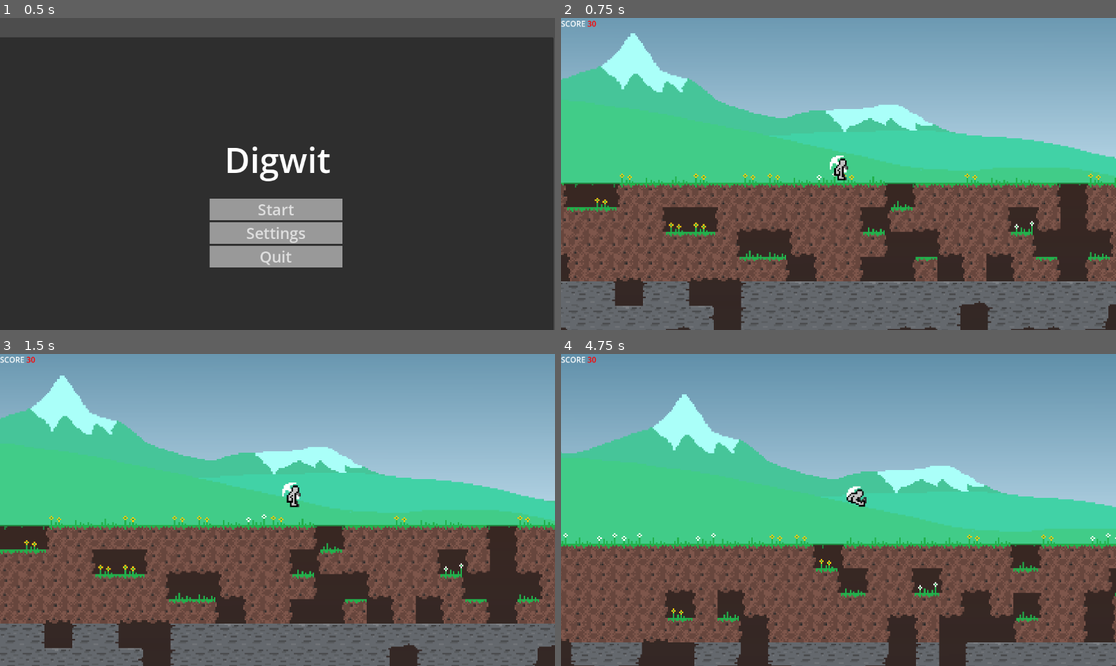
Above: before the commit, frames 1-4 (two rows, left to right).
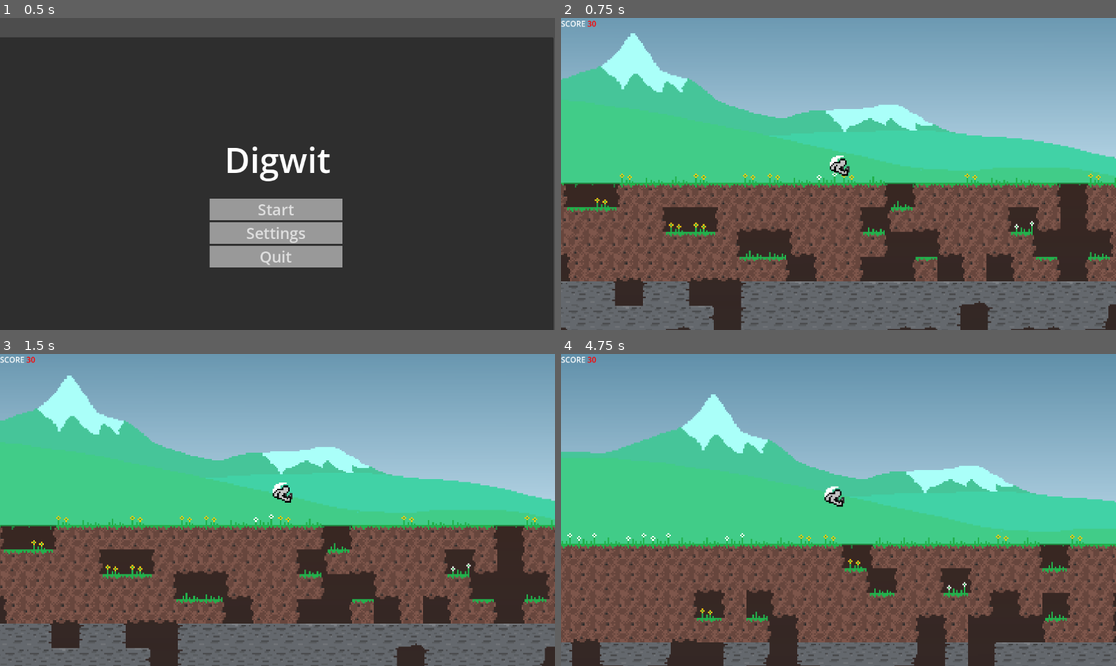
Above: after the commit, the same moments.

Repository: d-v-b/ld58
Game: Godot game, scene res://scenes/main_menu.tscn
Same seed, same stepped clock (60 frames per second), same inputs: the game is played once before the commit and once after it.
Inputs (mouse positions are in pixels of both pictures, inside the frame that each line leads up to):
- Up to frame 1 (0.5 s): no input
- Up to frame 2 (0.75 s): click "Start" at 0.5 s
- Up to frame 3 (1.5 s): tap Enter at 1.25 s; move the mouse to (16, 363) at 1.27 s; hold D (move_right) from 1.28 s (still down); tap Space (action_jump) at 1.35 s
- Up to frame 4 (4.75 s): tap Space (action_jump) at 1.52, 1.82, 2.27, 2.3, 2.57, 3.5, 3.8, 4.35, 4.52 s; move the mouse to (727, 525) at 2.02 s; tap X (action_die) at 2.1 s; release D (move_right) at 2.75 s; click "Play again" at 2.75 s; move the mouse to (894, 441) at 3.52 s; hold A (move_left) 3.53-4.28 s; tap F (action_mine) at 3.6 s; move the mouse to (810, 572) at 4.27 s; hold D (move_right) from 4.28 s (still down)

Frame 1 is identical in both runs. In frame 2, 0.1% of the frame differs, in the area x 48-53%, y 46-53%; in frame 3, 10%; in frame 4, 21%, in the area x 0-100%, y 12-100%.

Commit message:
animation improvements

Diff:
--- /dev/null
+++ b/Collector/assets/turn_frames.tres
@@ -0,0 +1,46 @@
+[gd_resource type="SpriteFrames" load_steps=7 format=3 uid="uid://bshkhv7aqli5m"]
+
+[ext_resource type="Texture2D" uid="uid://c3wjv8mwy7qs8" path="res://assets/turn_frames.png" id="1_jh6eh"]
+
+[sub_resource type="AtlasTexture" id="AtlasTexture_t220u"]
+atlas = ExtResource("1_jh6eh")
+region = Rect2(0, 0, 16, 16)
+
+[sub_resource type="AtlasTexture" id="AtlasTexture_tuerl"]
+atlas = ExtResource("1_jh6eh")
+region = Rect2(16, 0, 16, 16)
+
+[sub_resource type="AtlasTexture" id="AtlasTexture_y7h3f"]
+atlas = ExtResource("1_jh6eh")
+region = Rect2(32, 0, 16, 16)
+
+[sub_resource type="AtlasTexture" id="AtlasTexture_o21y8"]
+atlas = ExtResource("1_jh6eh")
+region = Rect2(48, 0, 16, 16)
+
+[sub_resource type="AtlasTexture" id="AtlasTexture_rymov"]
+atlas = ExtResource("1_jh6eh")
+region = Rect2(64, 0, 16, 16)
+
+[resource]
+animations = [{
+"frames": [{
+"duration": 1.0,
+"texture": SubResource("AtlasTexture_t220u")
+}, {
+"duration": 1.0,
+"texture": SubResource("AtlasTexture_tuerl")
+}, {
+"duration": 1.0,
+"texture": SubResource("AtlasTexture_y7h3f")
+}, {
+"duration": 1.0,
+"texture": SubResource("AtlasTexture_o21y8")
+}, {
+"duration": 1.0,
+"texture": SubResource("AtlasTexture_rymov")
+}],
+"loop": false,
+"name": &"turn",
+"speed": 20.0
+}]
--- a/Collector/scenes/player.tscn
+++ b/Collector/scenes/player.tscn
@@ -1,10 +1,25 @@
-[gd_scene load_steps=15 format=3 uid="uid://cgohnh6jevo5g"]
+[gd_scene load_steps=18 format=3 uid="uid://cgohnh6jevo5g"]
 
 [ext_resource type="Script" uid="uid://chmfrm6bvpxm1" path="res://scripts/player.gd" id="1_t5m8q"]
 [ext_resource type="PackedScene" uid="uid://cm5fktnx76hjo" path="res://scenes/mining_direction.tscn" id="2_g2els"]
 [ext_resource type="PackedScene" uid="uid://26fueigt1juq" path="res://scenes/mining_block_selector.tscn" id="3_qhqgy"]
 [ext_resource type="Texture2D" uid="uid://d3ugus8k8pc57" path="res://assets/char_mine.png" id="4_dqkch"]
 [ext_resource type="Script" uid="uid://dxa2oseq1vhx4" path="res://scenes/player_animations.gd" id="5_qlg0r"]
+
+[sub_resource type="Animation" id="Animation_dqkch"]
+length = 0.001
+tracks/0/type = "value"
+tracks/0/imported = false
+tracks/0/enabled = true
+tracks/0/path = NodePath("AnimatedSprite2D:modulate")
+tracks/0/interp = 1
+tracks/0/loop_wrap = true
+tracks/0/keys = {
+"times": PackedFloat32Array(0),
+"transitions": PackedFloat32Array(1),
+"update": 0,
+"values": [Color(1, 1, 1, 1)]
+}
 
 [sub_resource type="Animation" id="Animation_qhqgy"]
 resource_name = "player_death"
@@ -20,21 +35,6 @@
 "transitions": PackedFloat32Array(1, 1),
 "update": 0,
 "values": [Color(1, 1, 1, 1), Color(0, 0, 0, 1)]
-}
-
-[sub_resource type="Animation" id="Animation_dqkch"]
-length = 0.001
-tracks/0/type = "value"
-tracks/0/imported = false
-tracks/0/enabled = true
-tracks/0/path = NodePath("AnimatedSprite2D:modulate")
-tracks/0/interp = 1
-tracks/0/loop_wrap = true
-tracks/0/keys = {
-"times": PackedFloat32Array(0),
-"transitions": PackedFloat32Array(1),
-"update": 0,
-"values": [Color(1, 1, 1, 1)]
 }
 
 [sub_resource type="AnimationLibrary" id="AnimationLibrary_qlg0r"]
@@ -104,6 +104,14 @@
 }, {
 "frames": [{
 "duration": 1.0,
+"texture": SubResource("AtlasTexture_y4r1p")
+}],
+"loop": true,
+"name": &"hard_turn",
+"speed": 5.0
+}, {
+"frames": [{
+"duration": 1.0,
 "texture": SubResource("AtlasTexture_qlg0r")
 }],
 "loop": true,
@@ -111,9 +119,6 @@
 "speed": 5.0
 }, {
 "frames": [{
-"duration": 1.0,
-"texture": SubResource("AtlasTexture_qlg0r")
-}, {
 "duration": 1.0,
 "texture": SubResource("AtlasTexture_d2wvv")
 }],
@@ -136,7 +141,7 @@
 }],
 "loop": true,
 "name": &"run",
-"speed": 5.0
+"speed": 7.0
 }]
 
 [node name="Player" type="CharacterBody2D"]
@@ -174,6 +179,6 @@
 position = Vector2(0, -8)
 scale = Vector2(4, 4)
 sprite_frames = SubResource("SpriteFrames_3v2ag")
-animation = &"idle"
+animation = &"run"
 autoplay = "idle"
 script = ExtResource("5_qlg0r")
--- a/Collector/scenes/player_animations.gd
+++ b/Collector/scenes/player_animations.gd
@@ -11,10 +11,13 @@
 
 	var new_anim = "idle" if player.direction == 0.0 else "run"
 
+	if player.direction != 0 and sign(player.direction) != sign(player.velocity.x):
+		new_anim = "hard_turn"
+
 	if !player.is_on_floor(): new_anim = "jump"
 
 	if animation != new_anim:
-		print(animation)
+		if (new_anim == "hard_turn"): _do_hard_turn(player.direction)
 		animation = new_anim
 		play()  # explicitly start playback (optional but safe)
 
@@ -22,3 +25,16 @@
 		flip_h = true
 	elif player.direction == 1:
 		flip_h = false
+
+func _do_hard_turn(direction):
+	var turn_sprite = AnimatedSprite2D.new()
+	turn_sprite.sprite_frames = preload("res://assets/turn_frames.tres")
+	turn_sprite.position.x += -16 * direction
+	if direction < 0:
+		turn_sprite.flip_h = true
+
+	get_tree().current_scene.add_child(turn_sprite)
+	turn_sprite.scale = Vector2(4.0, 4.0)
+	turn_sprite.global_position = global_position + Vector2((-85 * direction), 0.0)
+	turn_sprite.connect("animation_finished", Callable(turn_sprite, "queue_free"))
+	turn_sprite.play("turn")
--- a/Collector/scripts/player.gd
+++ b/Collector/scripts/player.gd
@@ -4,6 +4,12 @@
 signal died
 @export var speed = 300.0
 @export var jump_velocity = -400.0
+@export var acceleration = 800.0
+@export var friction := 800.0
+@export var wall_friction := 400.0
+@export var wall_jumps : int = 1
+
+var wall_jumps_since_floor = 0
 
 var is_dead = false
 var direction = 1
@@ -13,17 +19,31 @@
 signal change_direction
 
 func _physics_process(delta):
+	if is_on_floor(): wall_jumps_since_floor = 0
+
 	if not is_dead:
 		if not is_on_floor():
-			velocity.y += gravity * delta
+			if is_on_wall():
+				velocity.y += (gravity - wall_friction) * delta
+			else:
+				velocity.y += gravity * delta
+
 
 		if direction != Input.get_axis("move_left", "move_right"):
 			direction = Input.get_axis("move_left", "move_right")
 
-		velocity.x = direction * speed
+		velocity.x = clamp(velocity.x + acceleration * delta * direction, -speed, speed)
 
-		if Input.is_action_just_pressed("action_jump") and is_on_floor():
-			velocity.y = jump_velocity
+		if direction == 0:
+			velocity.x = move_toward(velocity.x, 0, friction * delta)
+
+		if Input.is_action_just_pressed("action_jump") and (is_on_floor() or is_on_wall()):
+			if not is_on_floor() and wall_jumps_since_floor < wall_jumps:
+				wall_jumps_since_floor += 1
+				velocity.y = jump_velocity * 0.65
+				velocity += get_wall_normal() * jump_velocity * -0.35
+			elif is_on_floor():
+				velocity.y = jump_velocity
 
 		if Input.is_action_just_pressed("action_mine"):
 			if $MiningBlockSelector.current:
--- /dev/null
+++ b/Collector/shaders/world_renderer.gdshader.tres
@@ -0,0 +1,3 @@
+[gd_resource type="Resource" load_steps=0 format=3 uid="uid://dmxkkaoidy74h"]
+
+[resource]
Binary file changed: Collector/assets/char_mine.png
Binary file added: Collector/assets/turn_frames.png
Not shown, added: Collector/assets/turn_frames.png.import
Not shown: 1 places in Collector/scenes/death.tscn that only renumber resources
